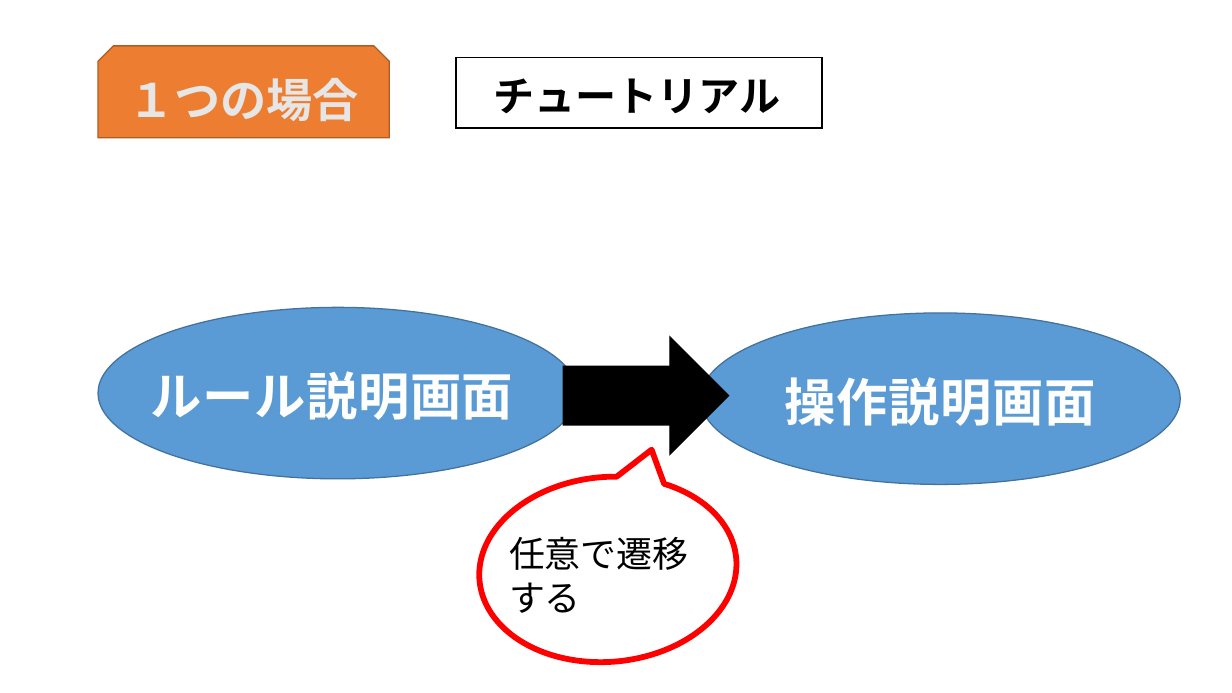
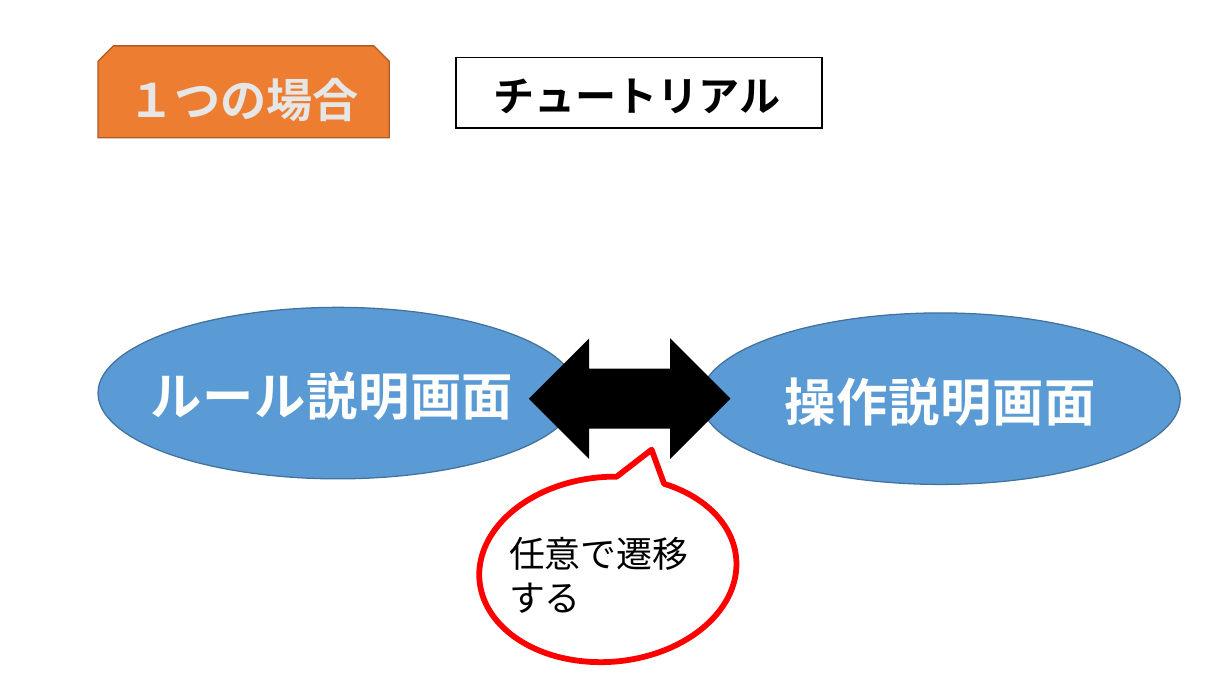
Before and after one commit to MizukiKato0416/sotsugyou_time_kato, a slide deck: slide 8 of 卒業制作_風船わりゲーム（仮）.pptx. Drawn at 1232x693 pixels with LibreOffice and Linux fonts; fonts in the diff are those of the drawing. Boxes give left, top, right and bottom in pixels: in the first picture for what was removed or moved away, otherwise in the second. Text is boxed around its words. In the diff, an @@ line names an element or a change of style, - is before the commit and + after.

```diff
--- a/卒業制作_風船わりゲーム（仮）.pptx
+++ b/卒業制作_風船わりゲーム（仮）.pptx
@@ left right arrow: place and size @@
-left right arrow at [564, 337, 729, 455]
+left right arrow at [530, 340, 729, 457]
@@ left right arrow at [530, 340, 729, 457]: right arrow to left right arrow @@
```
Also in this commit, not shown: 1 other file.
